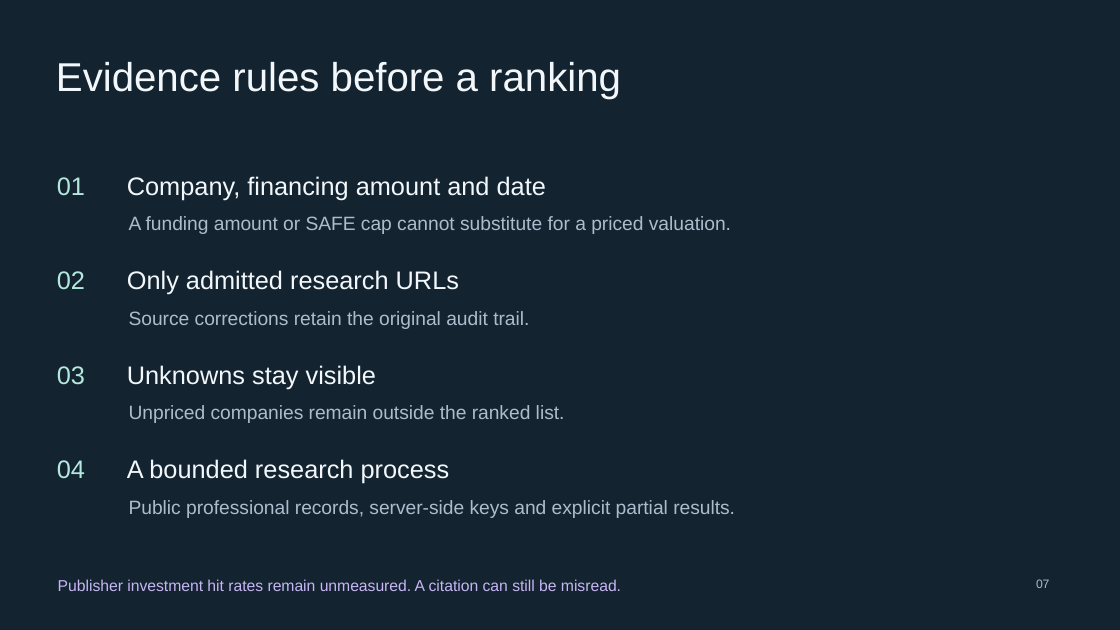
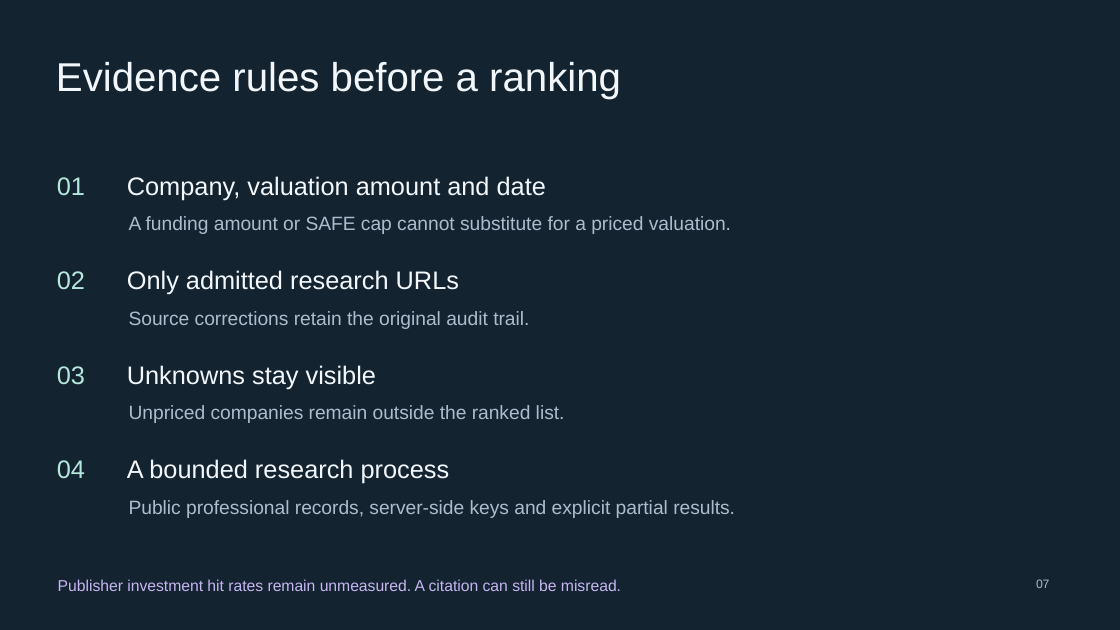
Before and after one commit to eliott-crypto/PARALLAX, a slide deck: slide 7 of docs/submission/pitch.pptx. Drawn at 1120x630 pixels with LibreOffice and Linux fonts; fonts in the diff are those of the drawing. Boxes give left, top, right and bottom in pixels: in the first picture for what was removed or moved away, otherwise in the second. Text is boxed around its words. In the diff, an @@ line names an element or a change of style, - is before the commit and + after.

```diff
--- a/docs/submission/pitch.pptx
+++ b/docs/submission/pitch.pptx
@@ text at (x1=127, y1=176, x2=546, y2=200): text changed @@
-Company, financing amount and date
+Company, valuation amount and date
```
Also in this commit, not shown: 3 other slides changed, 4 other files.
